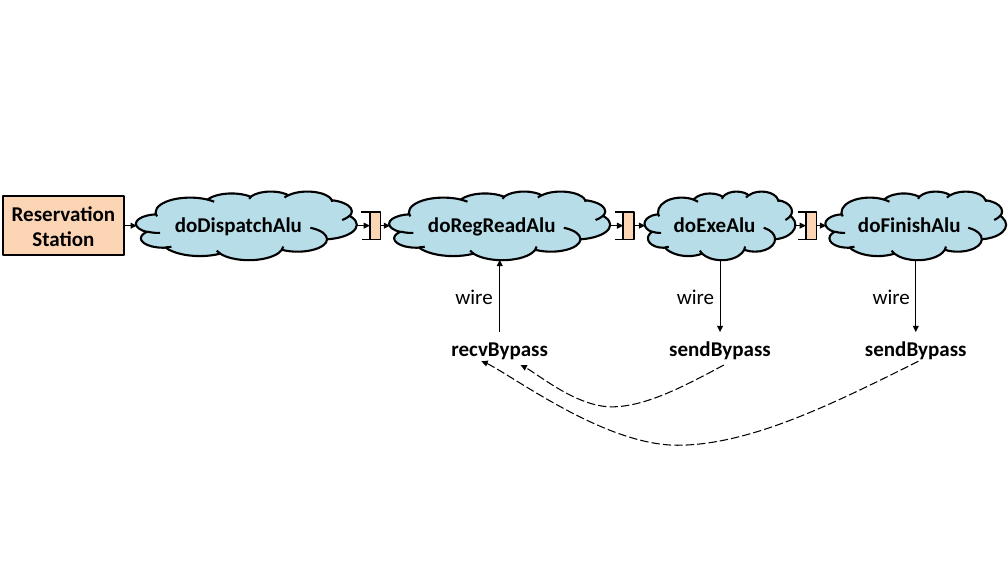
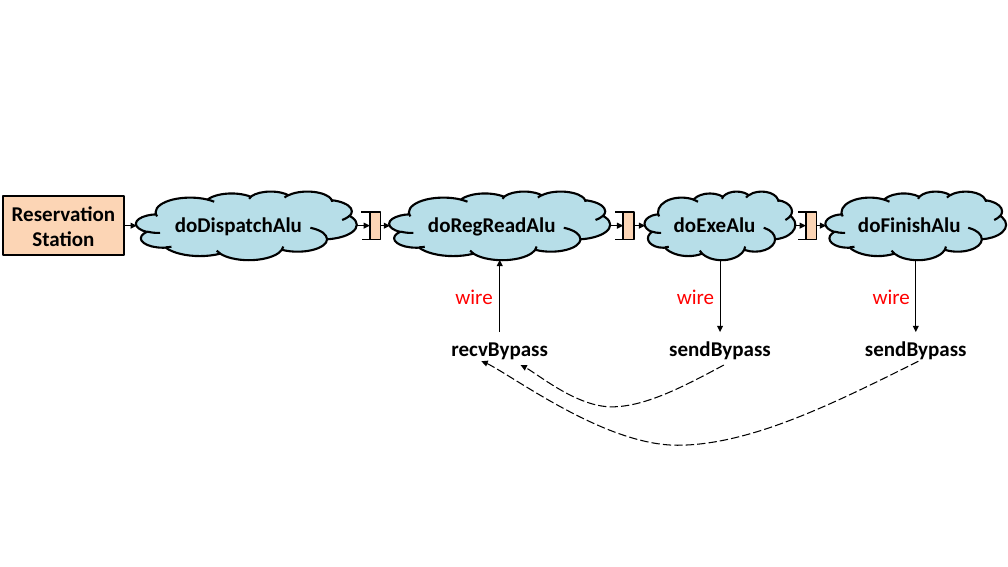
Before and after one commit to sizhuo-zhang/RiscyOO_design_doc, a slide deck: slide 9 of fig/fig.pptx. Drawn at 1008x567 pixels with LibreOffice and Linux fonts; fonts in the diff are those of the drawing. Boxes give left, top, right and bottom in pixels: in the first picture for what was removed or moved away, otherwise in the second. Text is boxed around its words. In the diff, an @@ line names an element or a change of style, - is before the commit and + after.

```diff
--- a/fig/fig.pptx
+++ b/fig/fig.pptx
@@ text colour #000000 to #FF0000 in 3 elements at [677, 289, 714, 304], [873, 289, 910, 304], [455, 289, 492, 304] @@
```
Also in this commit, not shown: 1 slide added, 9 other files.
